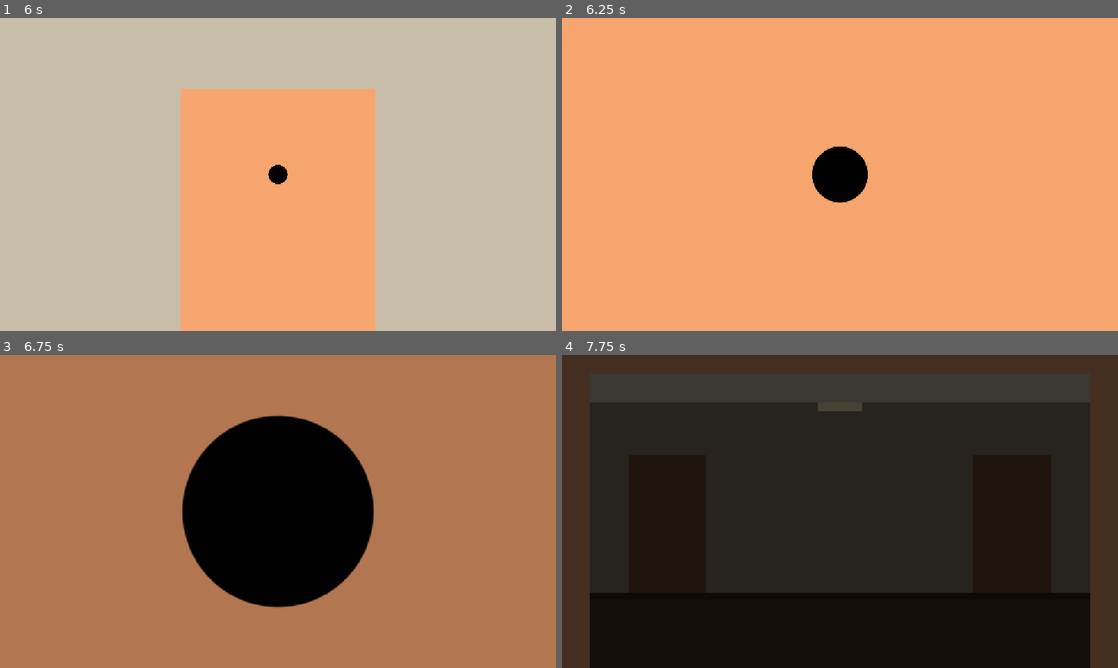
Above: before the commit, frames 1-4 (two rows, left to right).
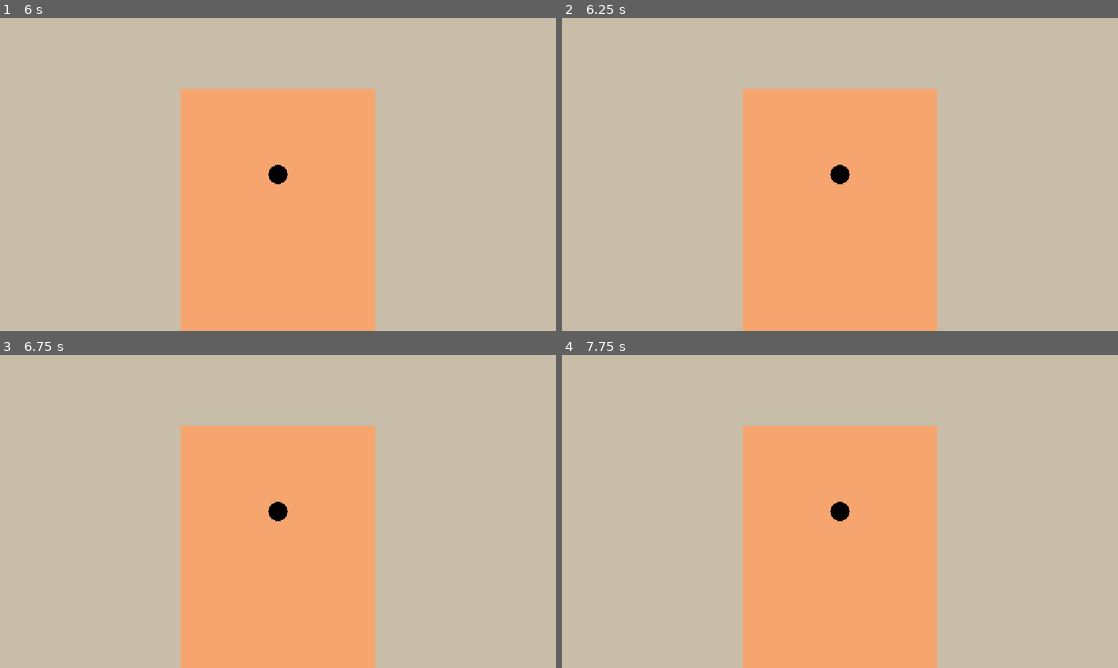
Above: after the commit, the same moments.

Repository: lvntszcs/hunjam26
Game: Godot game, scene res://scenes/main.tscn
Two runs of this game, one before a commit and one after it. Both use one fixed random seed, a clock stepped at 60 frames per second and the inputs below.
Inputs:
- Up to frame 1 (6 s): tap Enter at 0.5, 3.5, 5.75 s; hold W (approach) 0.53-1.28 s; tap K (knock, bound only after the commit) at 0.8, 1.35, 2.3, 3.8, 4.35, 5.3, 5.85 s; hold S (step_back) 1.28-2.03 s; tap W (approach) at 1.55, 3.05, 4.55 s; tap Space (open_door) at 2, 2.85, 4.25 s; hold W (approach) 2.03-2.78 s; hold 1 (place_prank) 3.53-4.28 s; hold S (step_back) 3.53-5.78 s; hold W (approach) 5.03-5.78 s
- Up to frame 2 (6.25 s): tap W (approach) at 6.05 s
- Up to frame 3 (6.75 s): hold W (approach) from 6.53 s (still down)
- Up to frame 4 (7.75 s): tap K (knock, bound only after the commit) at 6.8 s; release W (approach) at 7.28 s; tap Space (open_door) at 7.35 s; tap W (approach) at 7.55 s

Frame 1 is identical in both runs. In frame 2, 74% of the frame differs, in the area x 0-100%, y 0-100%; in frame 3, 100%; in frame 4, 100%.

Commit message:
Implemented knocking basics

Diff:
--- a/project.godot
+++ b/project.godot
@@ -46,6 +46,11 @@
 "events": [Object(InputEventKey,"resource_local_to_scene":false,"resource_name":"","device":16,"window_id":0,"alt_press …(190 unchanged characters)…
 ]
 }
+knock={
+"deadzone": 0.2,
+"events": [Object(InputEventKey,"resource_local_to_scene":false,"resource_name":"","device":-1,"window_id":0,"alt_pressed":false,"shift_pressed":false,"ctrl_pressed":false,"meta_pressed":false,"pressed":false,"keycode":0,"physical_keycode":75,"key_label":0,"unicode":107,"location":0,"echo":false,"script":null)
+]
+}
 
 [physics]
 
--- /dev/null
+++ b/scenes/knock_cooldown.gd
@@ -0,0 +1,11 @@
+extends Timer
+
+
+# Called when the node enters the scene tree for the first time.
+func _ready() -> void:
+	pass
+
+
+# Called every frame. 'delta' is the elapsed time since the previous frame.
+func _process(delta: float) -> void:
+	pass
--- /dev/null
+++ b/scenes/knock_release_timer.gd
@@ -0,0 +1,11 @@
+extends Timer
+
+
+# Called when the node enters the scene tree for the first time.
+func _ready() -> void:
+	pass # Replace with function body.
+
+
+# Called every frame. 'delta' is the elapsed time since the previous frame.
+func _process(delta: float) -> void:
+	pass
--- a/scenes/main.tscn
+++ b/scenes/main.tscn
@@ -8,6 +8,7 @@
 [ext_resource type="Shader" uid="uid://c47ps4srjwaxe" path="res://shaders/peephole.gdshader" id="4_1bvp3"]
 [ext_resource type="Texture2D" uid="uid://gfourp23jtlw" path="res://assets/bob.jpg" id="4_lquwl"]
 [ext_resource type="Texture2D" uid="uid://ctdqqc2pmbet3" path="res://assets/jack_in_box.png" id="5_prank"]
+[ext_resource type="Script" uid="uid://dam3o2s402mve" path="res://scenes/knock_release_timer.gd" id="9_85g3d"]
 
 [sub_resource type="ShaderMaterial" id="ShaderMaterial_272bh"]
 shader = ExtResource("3_272bh")
@@ -205,3 +206,7 @@
 grow_horizontal = 2
 grow_vertical = 2
 color = Color(0, 0, 0, 1)
+
+[node name="KnockReleaseTimer" type="Timer" parent="." unique_id=1906406133]
+one_shot = true
+script = ExtResource("9_85g3d")
--- a/scripts/main.gd
+++ b/scripts/main.gd
@@ -1,6 +1,6 @@
 extends Control
 
-enum State { FAR, MOVING, PEEKING, OPEN }
+enum State { FAR, MOVING, PEEKING, OPEN, KNOCKING }
 var state := State.FAR
 
 ## Ki lehet-e nyitni az ajtót a szoba közepéről (messziről).
@@ -16,8 +16,16 @@
 @onready var corridor = $Corridor
 @onready var black = $Fade/Black
 @onready var prank = $Corridor/Prank
+@onready var release_timer: Timer = $KnockReleaseTimer
+
+var release_delay: float = 1.5 #knocking state-ben toltott ido kopogas utan
 
 var door_open := false  # nyitástól a csukás végéig igaz
+
+func _ready():
+	release_timer.one_shot = true
+	release_timer.timeout.connect(_knock_release_timer)
+
 
 func _unhandled_input(event):
 	if event.is_action_pressed("place_prank") and not door_open:
@@ -29,10 +37,24 @@
 		if (state == State.FAR and can_open_from_far) \
 				or (state == State.PEEKING and can_open_from_peephole):
 			open_door()
-	elif event.is_action_pressed("approach") and state == State.FAR:
+	if event.is_action_pressed("approach") and state == State.FAR:
 		enter_peephole()
-	elif event.is_action_pressed("step_back") and state == State.PEEKING:
+	if event.is_action_pressed("step_back") and state == State.PEEKING:
 		exit_peephole()
+	if event.is_action_pressed("knock") and not event.is_echo():
+		release_timer.stop()
+		if state != State.KNOCKING:
+			state = State.KNOCKING
+			print("KNOCKING")
+	if event.is_action_released("knock"):
+		if state == State.KNOCKING:
+			release_timer.start(release_delay)
+
+
+func _knock_release_timer():
+	if state == State.KNOCKING and not Input.is_action_pressed("knock"):
+		state = State.FAR
+		print("IDLE")
 
 func enter_peephole():
 	state = State.MOVING
Not shown, added: scenes/knock_cooldown.gd.uid
Not shown, added: scenes/knock_release_timer.gd.uid
